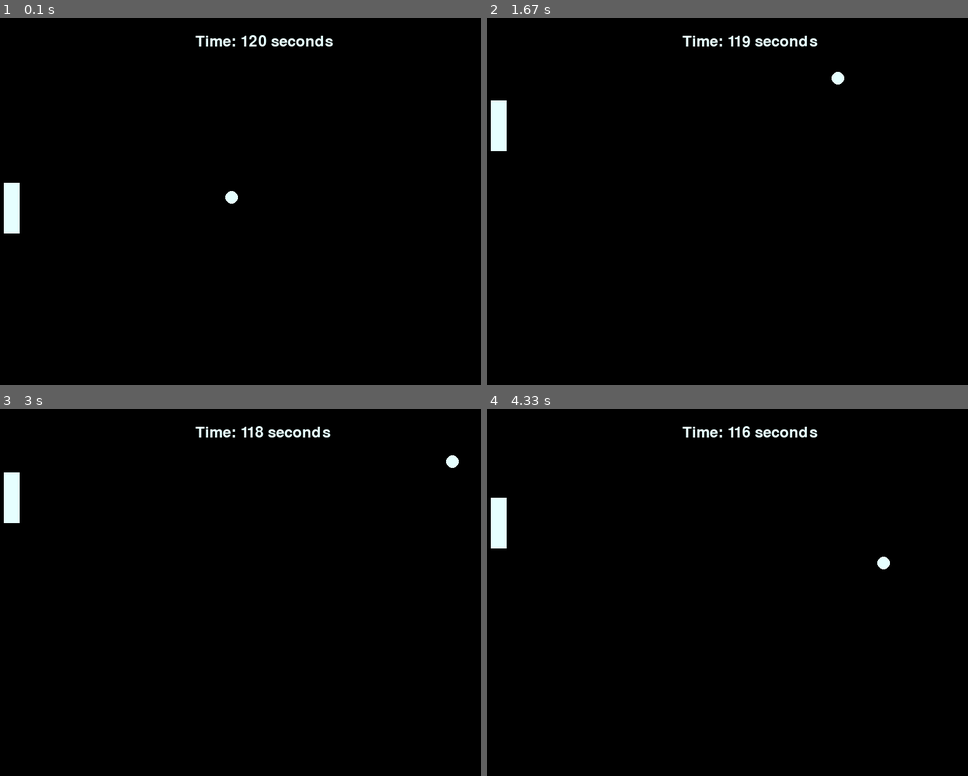
Above: before the commit, frames 1-4 (two rows, left to right).
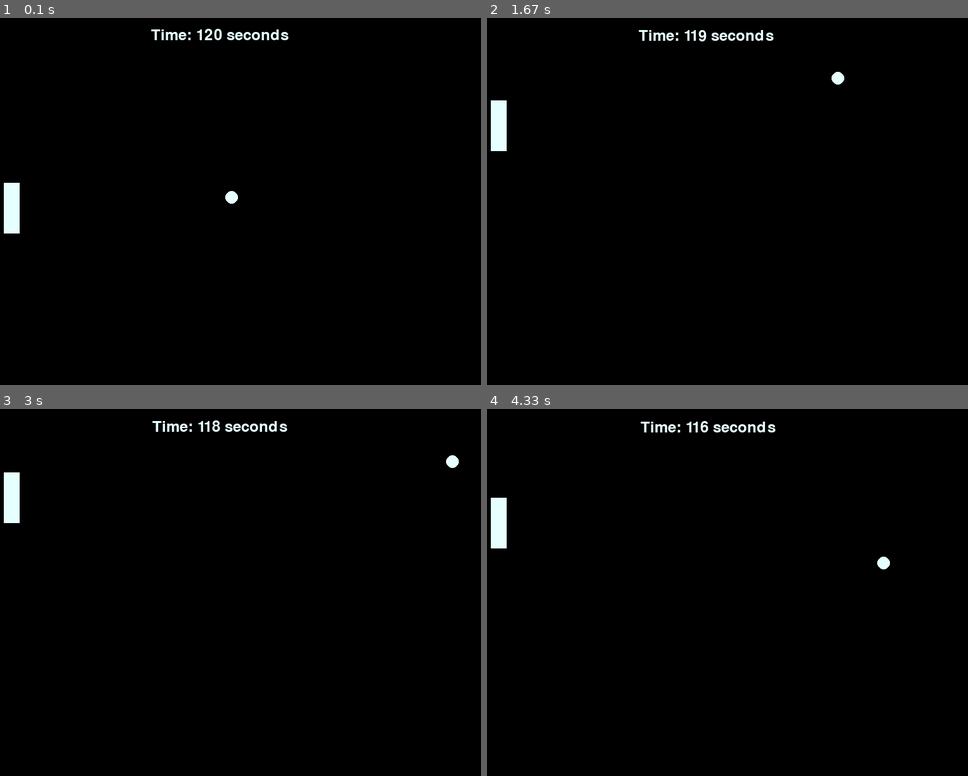
Above: after the commit, the same moments.

Repository: Sgoodridge96/Pong_Pygame
Game: pygame game, started from Pong.py
Same seed, same stepped clock (60 frames per second), same inputs: the game is played once before the commit and once after it.
Inputs:
- Up to frame 1 (0.1 s): no input
- Up to frame 2 (1.67 s): hold Up 0.33-0.8 s; hold Down 0.83-1.13 s; hold Up 1.17-1.53 s; hold Down from 1.57 s (still down)
- Up to frame 3 (3 s): release Down at 1.93 s; hold Up 1.97-2.27 s; hold Down 2.3-2.6 s; hold Up from 2.63 s (still down)
- Up to frame 4 (4.33 s): release Up at 3 s; hold Down 3.03-3.4 s; hold Up 3.43-3.73 s; hold Down 3.77-4.07 s; hold Up from 4.1 s (still down)

The runs differ from the first frame. In frame 1, 0.7% of the frame differs, in the area x 31-70%, y 2-8%; in frame 2, 0.7%; in frame 3, 0.7%; in frame 4, 0.7%.

Commit message:
Centered timer fix

Diff:
--- a/Pong.py
+++ b/Pong.py
@@ -119,7 +119,7 @@
         pongBall.draw(screen)
 
         #render timer to screen
-        screen.blit(render_timer, (350, 25))
+        screen.blit(render_timer, ((screen_width // 2) - (current_timer), (screen_height // 8) - (current_timer // 2)))
 
         pygame.display.flip()
         pygame.time.Clock().tick(60)
